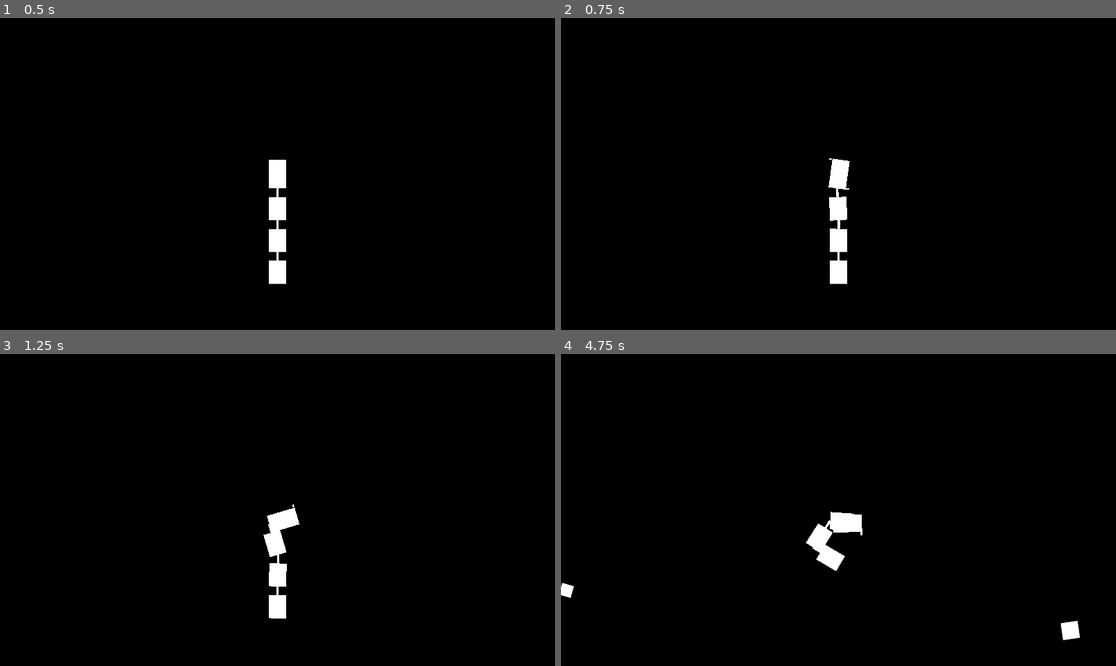
Above: before the commit, frames 1-4 (two rows, left to right).
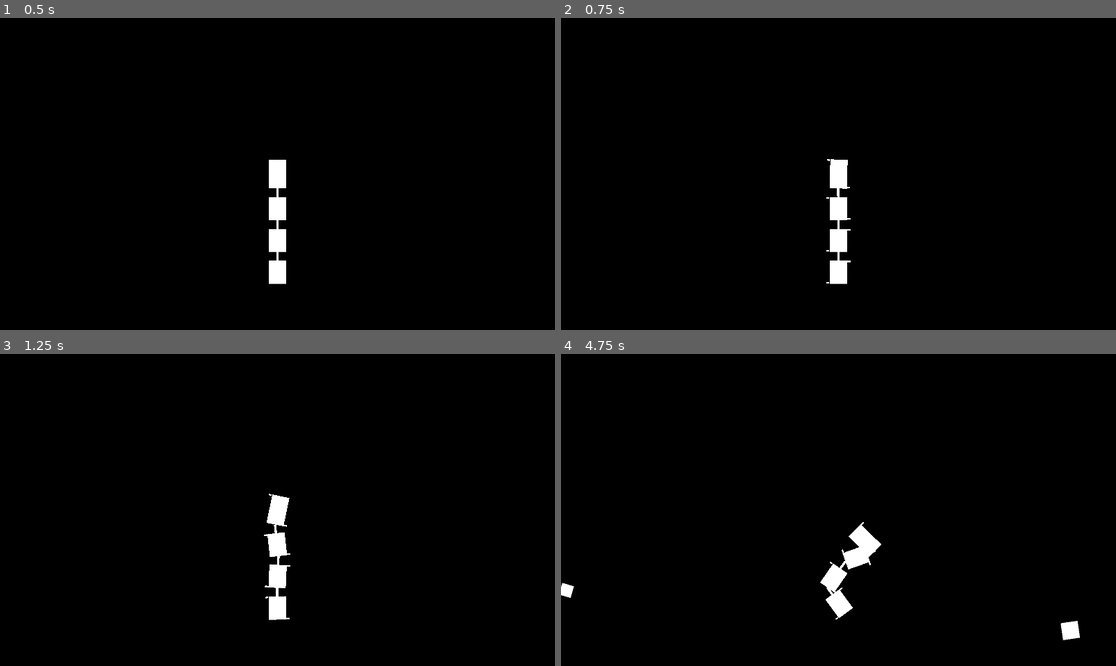
Above: after the commit, the same moments.

Repository: liamfmoran/1-bit-jam
Game: Godot game, scene res://scenes/main.tscn
The game is run twice, just before and just after one commit, with the same random seed, the same clock (stepped at 60 frames per second) and the same inputs.
Inputs:
- Up to frame 1 (0.5 s): no input
- Up to frame 2 (0.75 s): tap Enter at 0.5 s; hold D (turn_right) from 0.53 s (still down)
- Up to frame 3 (1.25 s): keep holding D (turn_right)
- Up to frame 4 (4.75 s): release D (turn_right) at 1.28 s; hold S (thrust_reverse) 1.28-2.03 s; hold D (turn_right) 2.03-2.78 s; hold W (thrust_forward) 2.78-3.53 s; hold A (turn_left) from 3.53 s (still down)

Frame 1 is identical in both runs. In frame 2, less than 0.1% of the frame differs, in the area x 47-53%, y 44-86%; in frame 3, 0.5%; in frame 4, 1.8%, in the area x 44-58%, y 50-86%.

Commit message:
Added more nimble truck physics

Diff:
--- a/scenes/truck/trailer.tscn
+++ b/scenes/truck/trailer.tscn
@@ -25,3 +25,37 @@
 
 [node name="CollisionShape2D" type="CollisionShape2D" parent="."]
 shape = SubResource("RectangleShape2D_trailer")
+
+[node name="Flames" type="Node2D" parent="."]
+
+[node name="FlameTurnBL" type="ColorRect" parent="Flames"]
+visible = false
+offset_left = -42.0
+offset_top = 34.0
+offset_right = -30.0
+offset_bottom = 40.0
+color = Color(1, 1, 1, 1)
+
+[node name="FlameTurnTR" type="ColorRect" parent="Flames"]
+visible = false
+offset_left = 30.0
+offset_top = -40.0
+offset_right = 42.0
+offset_bottom = -34.0
+color = Color(1, 1, 1, 1)
+
+[node name="FlameTurnBR" type="ColorRect" parent="Flames"]
+visible = false
+offset_left = 30.0
+offset_top = 34.0
+offset_right = 42.0
+offset_bottom = 40.0
+color = Color(1, 1, 1, 1)
+
+[node name="FlameTurnTL" type="ColorRect" parent="Flames"]
+visible = false
+offset_left = -42.0
+offset_top = -40.0
+offset_right = -30.0
+offset_bottom = -34.0
+color = Color(1, 1, 1, 1)
--- a/scripts/truck/trailer.gd
+++ b/scripts/truck/trailer.gd
@@ -5,8 +5,15 @@
 @export var trailer_height: float = 80.0
 @export var hook_arm_length: float = 30.0
 @export var hook_arm_width: float = 8.0
-@export var linear_damp_value: float = 0.125
-@export var angular_damp_value: float = 0.25
+@export var linear_damp_value: float = 0.5
+@export var angular_damp_value: float = 3.0
+@export var lateral_friction: float = 15.0
+@export var stabilization_thrust: float = 500.0
+@export var stabilization_damping: float = 250.0
+
+var preceding_body: RigidBody2D
+var preceding_half_height: float = 50.0
+var _flames: Dictionary = {}
 
 
 func _ready() -> void:
@@ -16,7 +23,48 @@
 	angular_damp = angular_damp_value
 	collision_layer = 1
 	collision_mask = 7
+	_cache_flame_references()
 	_update_trailer_visuals()
+
+
+func _physics_process(_delta: float) -> void:
+	_hide_all_flames()
+
+	# Lateral friction: prevent sideways sliding
+	var lateral_dir := transform.basis_xform(Vector2(1, 0))
+	var lateral_speed := linear_velocity.dot(lateral_dir)
+	apply_central_force(-lateral_dir * lateral_speed * lateral_friction * mass)
+
+	if not preceding_body or not is_instance_valid(preceding_body):
+		return
+
+	# Steer nose toward the pivot point on the preceding body's back
+	var pivot := preceding_body.to_global(Vector2(0, preceding_half_height))
+	var nose := to_global(Vector2(0, -trailer_height / 2.0 - hook_arm_length))
+	var desired_dir := (pivot - nose).normalized()
+	var facing := transform.basis_xform(Vector2(0, -1)).normalized()
+
+	var cross := facing.cross(desired_dir)
+	var correction := cross * stabilization_thrust - angular_velocity * stabilization_damping
+
+	if absf(correction) > 1.0:
+		apply_torque(correction)
+		if correction < 0:
+			_show_flame("turn_bl")
+			_show_flame("turn_tr")
+		else:
+			_show_flame("turn_br")
+			_show_flame("turn_tl")
+
+
+func _cache_flame_references() -> void:
+	_flames = {
+		"turn_bl": $Flames/FlameTurnBL,
+		"turn_tr": $Flames/FlameTurnTR,
+		"turn_br": $Flames/FlameTurnBR,
+		"turn_tl": $Flames/FlameTurnTL,
+	}
+	_hide_all_flames()
 
 
 func _update_trailer_visuals() -> void:
@@ -37,3 +85,43 @@
 	var rect := RectangleShape2D.new()
 	rect.size = Vector2(trailer_width, trailer_height)
 	col_shape.shape = rect
+
+	_position_flames()
+
+
+func _position_flames() -> void:
+	var hw := trailer_width / 2.0
+	var hh := trailer_height / 2.0
+	var side_flame_length := 12.0
+	var side_flame_width := 6.0
+
+	_set_flame_rect("turn_bl",
+		Vector2(-hw - side_flame_length, hh - side_flame_width),
+		Vector2(side_flame_length, side_flame_width))
+	_set_flame_rect("turn_tr",
+		Vector2(hw, -hh),
+		Vector2(side_flame_length, side_flame_width))
+	_set_flame_rect("turn_br",
+		Vector2(hw, hh - side_flame_width),
+		Vector2(side_flame_length, side_flame_width))
+	_set_flame_rect("turn_tl",
+		Vector2(-hw - side_flame_length, -hh),
+		Vector2(side_flame_length, side_flame_width))
+
+
+func _set_flame_rect(flame_name: String, pos: Vector2, rect_size: Vector2) -> void:
+	var flame: ColorRect = _flames[flame_name]
+	flame.position = pos
+	flame.size = rect_size
+	flame.color = Color.WHITE
+
+
+func _hide_all_flames() -> void:
+	for flame in _flames.values():
+		flame.visible = false
+
+
+func _show_flame(flame_name: String) -> void:
+	var flame: ColorRect = _flames[flame_name]
+	flame.visible = true
+	flame.scale = Vector2(randf_range(0.8, 1.0), randf_range(0.7, 1.0))
--- a/scripts/truck/truck.gd
+++ b/scripts/truck/truck.gd
@@ -1,13 +1,14 @@
 extends RigidBody2D
 
-@export var forward_thrust_force: float = 600.0
-@export var reverse_thrust_force: float = 400.0
-@export var turn_thrust_force: float = 300.0
+@export var forward_thrust_force: float = 1500.0
+@export var reverse_thrust_force: float = 1000.0
+@export var turn_thrust_force: float = 800.0
 @export var truck_mass: float = 2.0
 @export var truck_width: float = 60.0
 @export var truck_height: float = 100.0
-@export var linear_damp_value: float = 0.075
-@export var angular_damp_value: float = 0.2
+@export var linear_damp_value: float = 0.5
+@export var angular_damp_value: float = 3.0
+@export var lateral_friction: float = 15.0
 @export var trailer_count: int = 3
 
 var _flames: Dictionary = {}
@@ -33,6 +34,16 @@
 func _physics_process(_delta: float) -> void:
 	_hide_all_flames()
 
+	# Lateral friction: kill sideways sliding for road-like grip
+	var lateral_dir := _local_to_global_dir(Vector2(1, 0))
+	var lateral_speed := linear_velocity.dot(lateral_dir)
+	apply_central_force(-lateral_dir * lateral_speed * lateral_friction * mass)
+
+	# Speed-dependent turning: can't turn much while stationary
+	var forward_dir := _local_to_global_dir(Vector2(0, -1))
+	var forward_speed := linear_velocity.dot(forward_dir)
+	var turn_factor := clampf(absf(forward_speed) / 150.0, 0.1, 1.0)
+
 	if Input.is_action_pressed("thrust_forward"):
 		var force := _local_to_global_dir(Vector2(0, -forward_thrust_force))
 		apply_force(force, _global_offset("forward_left"))
@@ -49,11 +60,11 @@
 
 	if Input.is_action_pressed("turn_left"):
 		apply_force(
-			_local_to_global_dir(Vector2(turn_thrust_force, 0)),
+			_local_to_global_dir(Vector2(turn_thrust_force * turn_factor, 0)),
 			_global_offset("turn_bl")
 		)
 		apply_force(
-			_local_to_global_dir(Vector2(-turn_thrust_force, 0)),
+			_local_to_global_dir(Vector2(-turn_thrust_force * turn_factor, 0)),
 			_global_offset("turn_tr")
 		)
 		_show_flame("turn_bl")
@@ -61,11 +72,11 @@
 
 	if Input.is_action_pressed("turn_right"):
 		apply_force(
-			_local_to_global_dir(Vector2(-turn_thrust_force, 0)),
+			_local_to_global_dir(Vector2(-turn_thrust_force * turn_factor, 0)),
 			_global_offset("turn_br")
 		)
 		apply_force(
-			_local_to_global_dir(Vector2(turn_thrust_force, 0)),
+			_local_to_global_dir(Vector2(turn_thrust_force * turn_factor, 0)),
 			_global_offset("turn_tl")
 		)
 		_show_flame("turn_br")
@@ -197,6 +208,9 @@
 
 		get_parent().add_child(trailer)
 
+		trailer.preceding_body = preceding_body
+		trailer.preceding_half_height = preceding_hh
+
 		var joint := PinJoint2D.new()
 		joint.name = "TrailerJoint_%d" % (i + 1)
 		var joint_offset := preceding_body.transform.basis_xform(Vector2(0, preceding_hh))
Not shown, added: scripts/asteroid.gd.uid
Not shown, added: scripts/main.gd.uid
Not shown, added: scripts/truck/trailer.gd.uid
Not shown, added: scripts/truck/truck.gd.uid
